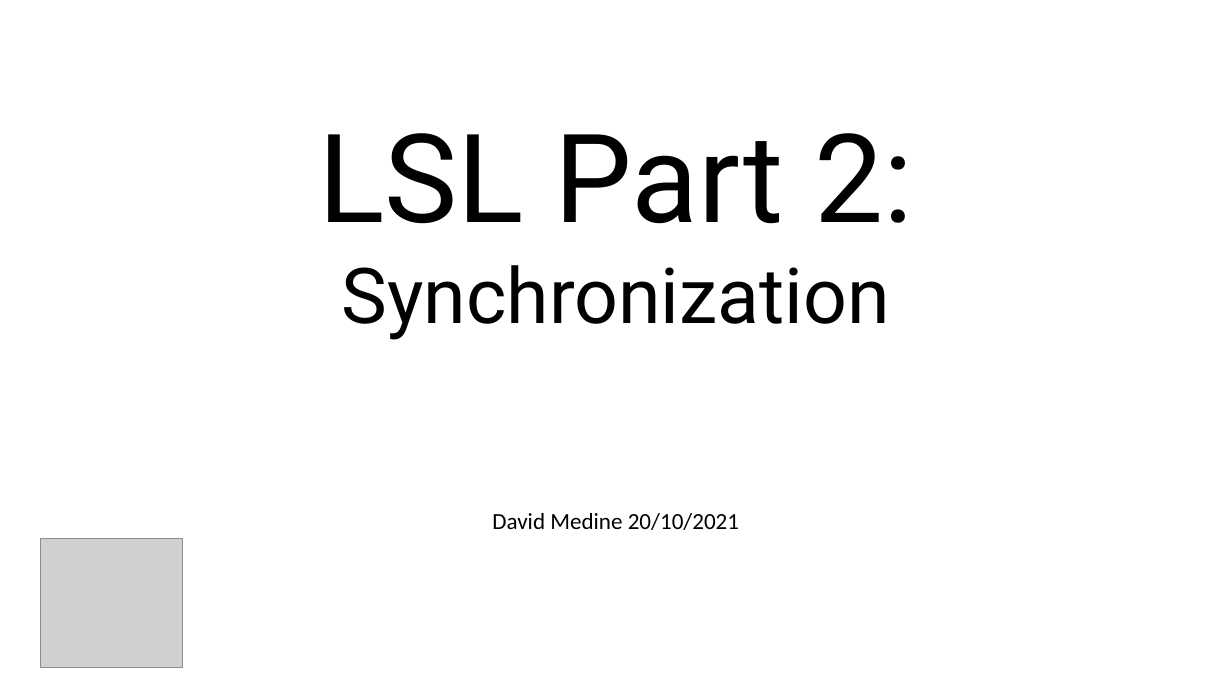
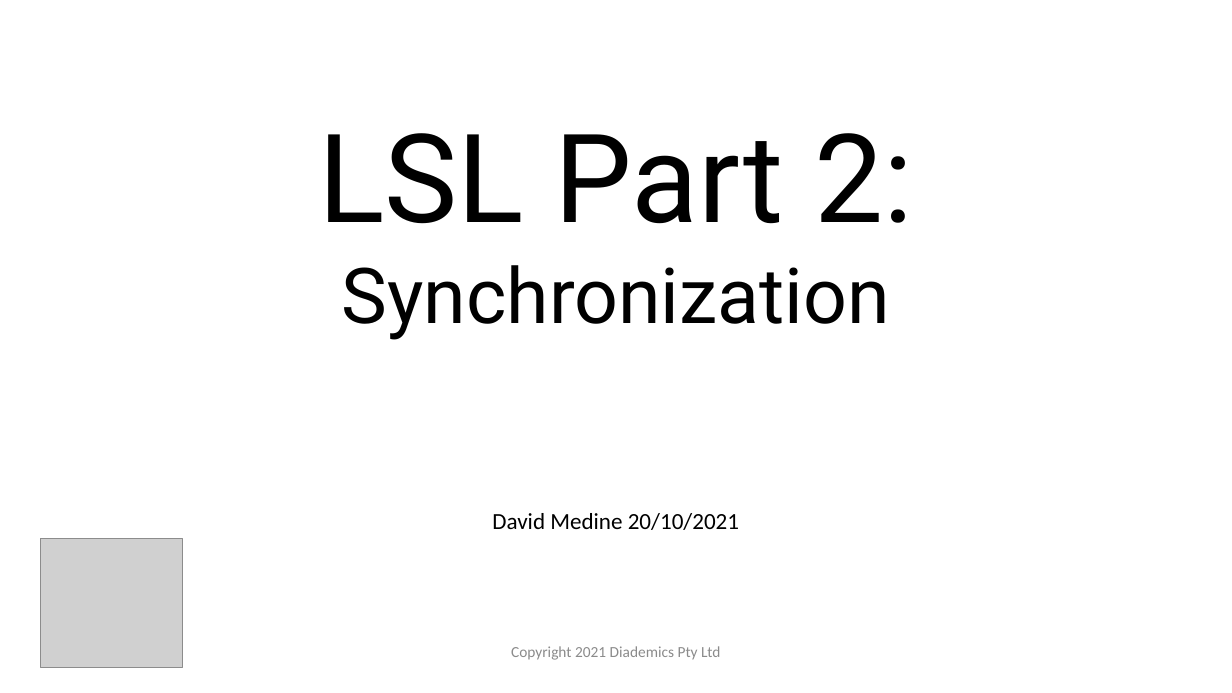
Before and after one commit to Diademics-Pty-Ltd/BrainProducts_BCI_Event, a slide deck: slide 1 of LSL-2/lsl-2.pptx. Drawn at 1232x693 pixels with LibreOffice and Linux fonts; fonts in the diff are those of the drawing; grey boxes stand for pictures. Boxes give left, top, right and bottom in pixels: in the first picture for what was removed or moved away, otherwise in the second. Text is boxed around its words. In the diff, an @@ line names an element or a change of style, - is before the commit and + after.

Commit message:
added copyright in title footer

```diff
--- a/LSL-2/lsl-2.pptx
+++ b/LSL-2/lsl-2.pptx
@@ text added at box(511, 646, 720, 660), 12 pt, text #8C8C8C @@
+Copyright 2021 Diademics Pty Ltd
```
